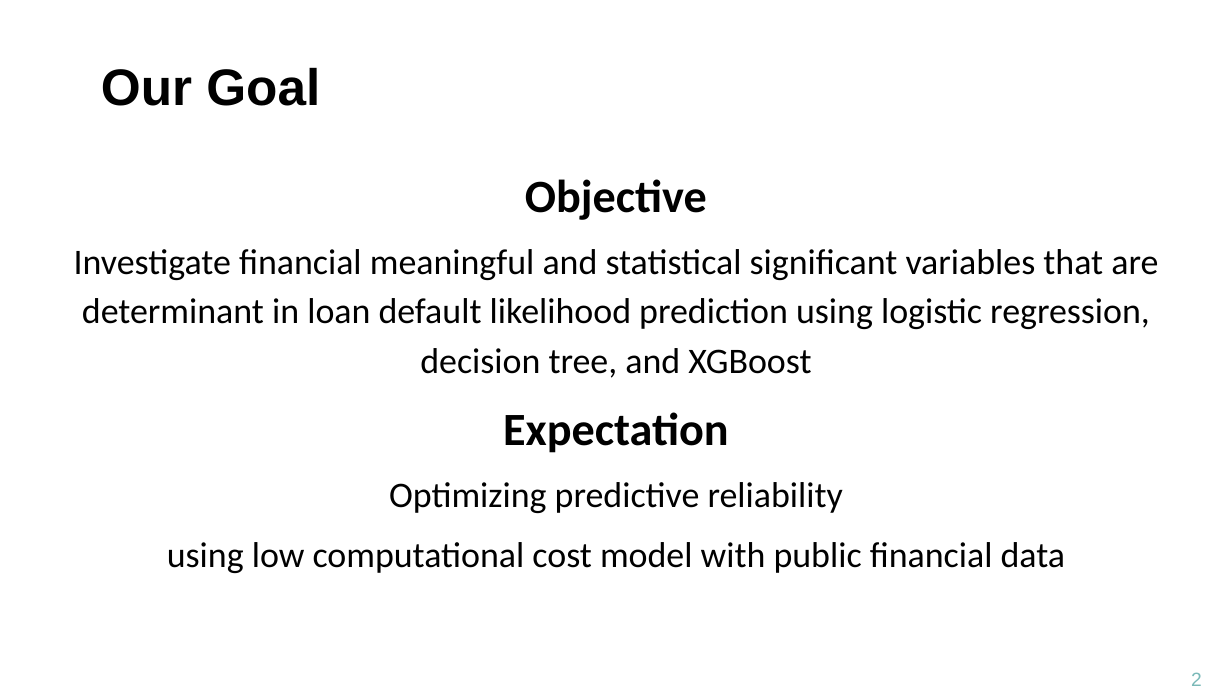
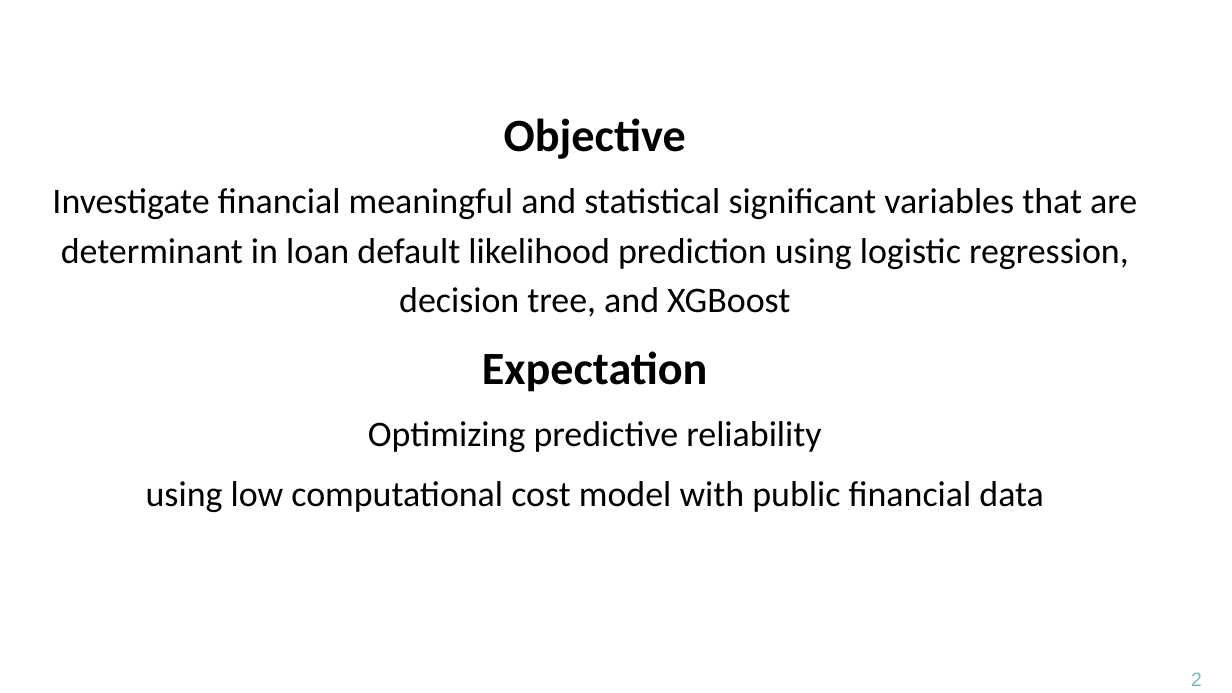
Before and after one commit to TZstatsADS/Fall2018-project5-sec1-grp6, a slide deck: slide 2 of doc/5243 project 5.pptx. Drawn at 1232x693 pixels with LibreOffice and Linux fonts; fonts in the diff are those of the drawing; background and template pictures are left out. Boxes give left, top, right and bottom in pixels: in the first picture for what was removed or moved away, otherwise in the second. Text is boxed around its words. In the diff, an @@ line names an element or a change of style, - is before the commit and + after.

```diff
--- a/doc/5243 project 5.pptx
+++ b/doc/5243 project 5.pptx
@@ title removed at <box>101,67,320,106</box> @@
-Our Goal
@@ text "Objective": place and size @@
-text "Objective" at <box>74,179,1158,573</box>
+text "Objective" at <box>52,118,1137,512</box>
```
